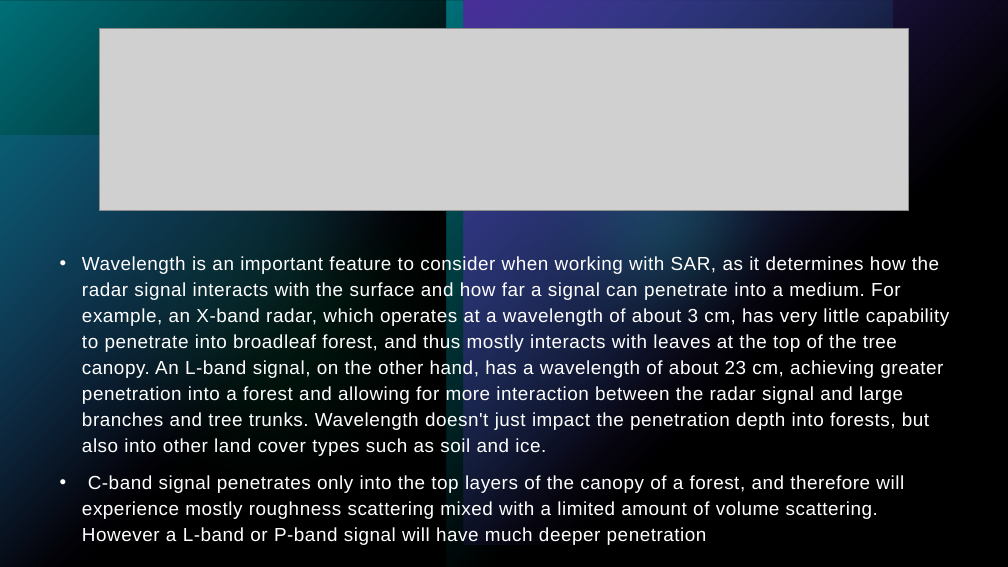
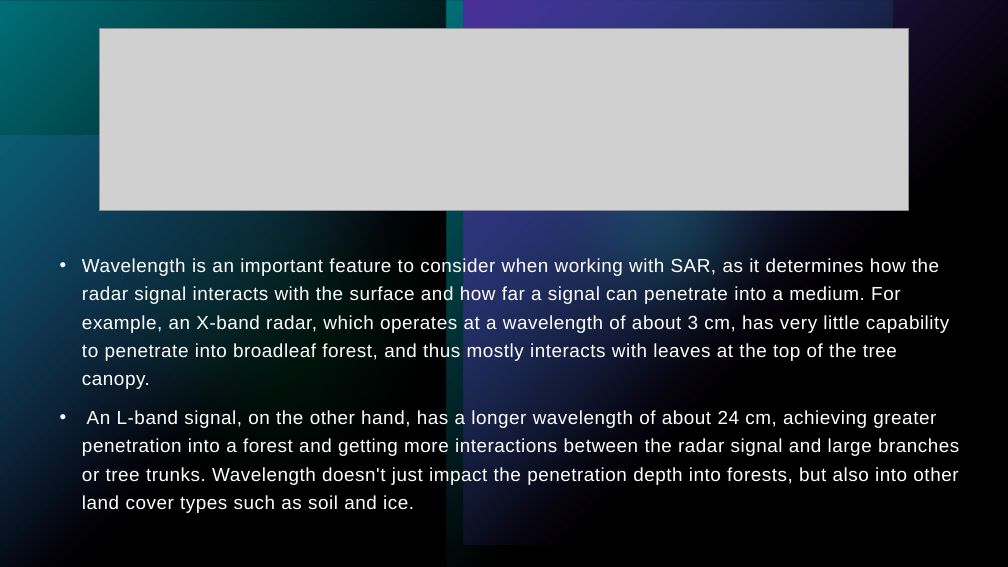
Before and after one commit to GnR98/WASDI-FadeOut, a slide deck: slide 6 of docs/ref/Presentazione_Sentinel1.pptx. Drawn at 1008x567 pixels with LibreOffice and Linux fonts; fonts in the diff are those of the drawing; grey boxes stand for pictures. Boxes give left, top, right and bottom in pixels: in the first picture for what was removed or moved away, otherwise in the second. Text is boxed around its words. In the diff, an @@ line names an element or a change of style, - is before the commit and + after.

```diff
--- a/docs/ref/Presentazione_Sentinel1.pptx
+++ b/docs/ref/Presentazione_Sentinel1.pptx
@@ text at (x1=82, y1=257, x2=959, y2=513): text changed @@
-• Wavelength is an important feature to consider when working with SAR, as it determines how the radar signal interacts with the surface and how far a signal can penetrate into a medium. For example, an X-band radar, which operates at a wavelength of about 3 cm, has very little capability to penetrate into broadleaf forest, and thus mostly interacts with leaves at the top of the tree canopy. An L-band signal, on the other hand, has a wavelength of about 23 cm, achieving greater penetration into a forest and allowing for more interaction between the radar signal and large branches and tree trunks. Wavelength doesn't just impact the penetration depth into forests, but also into other land cover types such as soil and ice.
-• C-band signal penetrates only into the top layers of the canopy of a forest, and therefore will experience mostly roughness scattering mixed with a limited amount of volume scattering. However a L-band or P-band signal will have much deeper penetration
+• Wavelength is an important feature to consider when working with SAR, as it determines how the radar signal interacts with the surface and how far a signal can penetrate into a medium. For example, an X-band radar, which operates at a wavelength of about 3 cm, has very little capability to penetrate into broadleaf forest, and thus mostly interacts with leaves at the top of the tree canopy.
+• An L-band signal, on the other hand, has a longer wavelength of about 24 cm, achieving greater penetration into a forest and getting more interactions between the radar signal and large branches or tree trunks. Wavelength doesn't just impact the penetration depth into forests, but also into other land cover types such as soil and ice.
```
Also in this commit, not shown: 15 other slides changed, 10 slides added, 2 slides removed.
